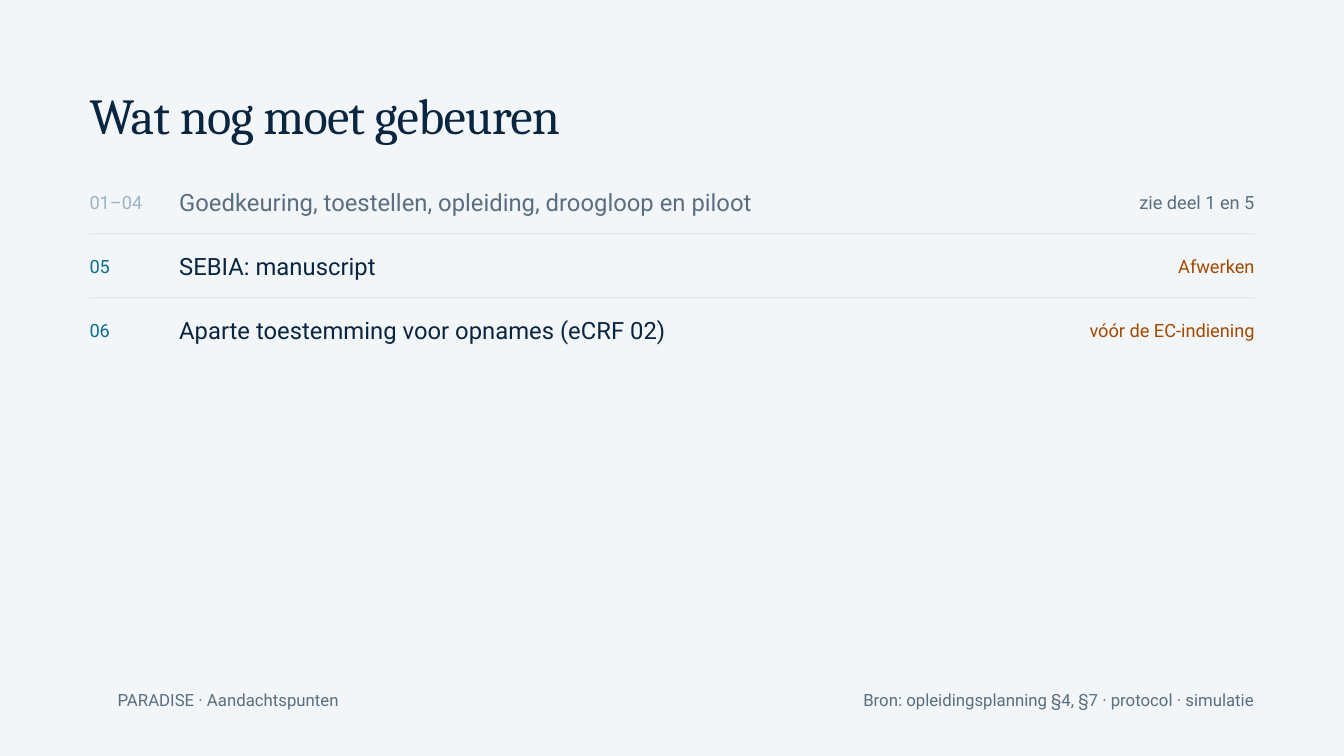
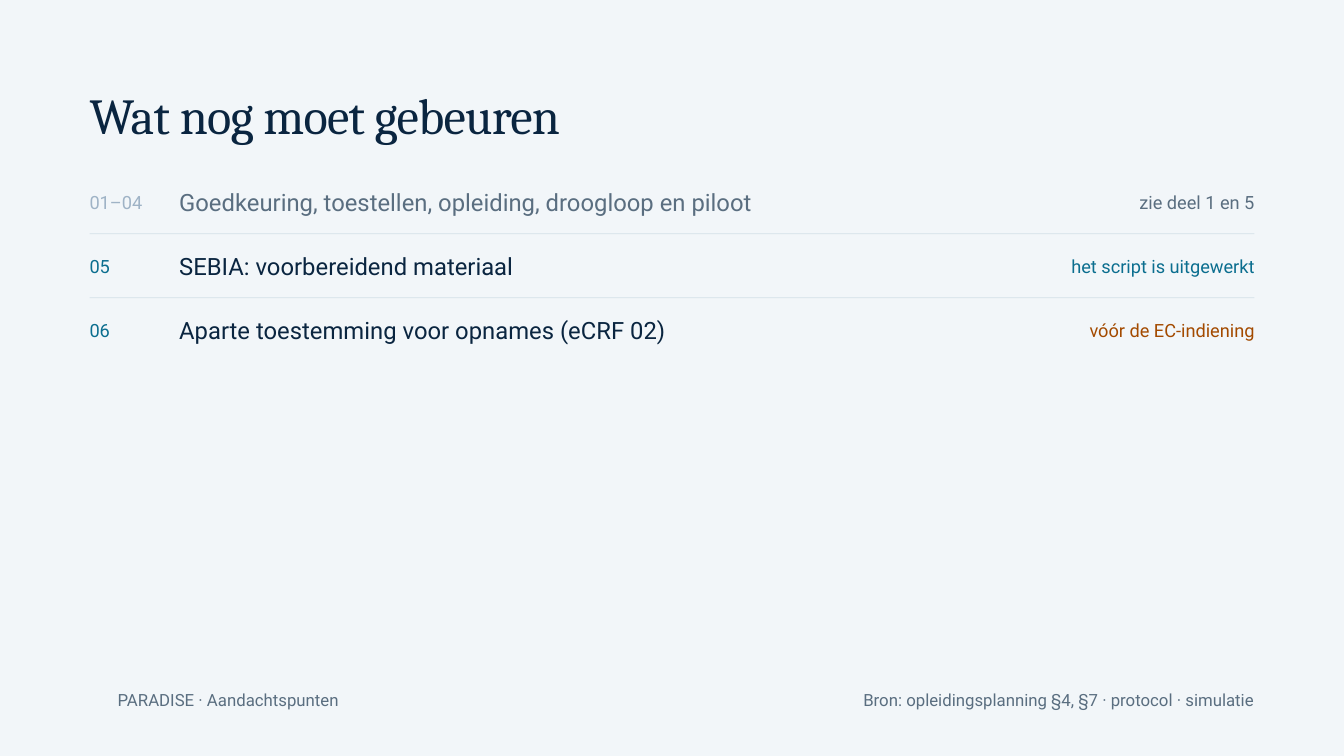
Before and after one commit to Dellfs/paradise-project, a slide deck: slide 33 of PARADISE_presentatie/webdecks/PARADISE_voetklinieken_12okt_inspreken.pptx. Drawn at 1344x756 pixels with LibreOffice and Linux fonts; fonts in the diff are those of the drawing; background and template pictures are left out. Boxes give left, top, right and bottom in pixels: in the first picture for what was removed or moved away, otherwise in the second. Text is boxed around its words. In the diff, an @@ line names an element or a change of style, - is before the commit and + after.

```diff
--- a/PARADISE_presentatie/webdecks/PARADISE_voetklinieken_12okt_inspreken.pptx
+++ b/PARADISE_presentatie/webdecks/PARADISE_voetklinieken_12okt_inspreken.pptx
@@ text at [179, 257, 513, 276]: text changed @@
-SEBIA: manuscript
+SEBIA: voorbereidend materiaal
@@ text at [1071, 259, 1255, 277]: text changed; text colour #A34A00 to #0B6E8F @@
-Afwerken
+het script is uitgewerkt
```
Also in this commit, not shown: 4 other slides changed, 1 other file.
